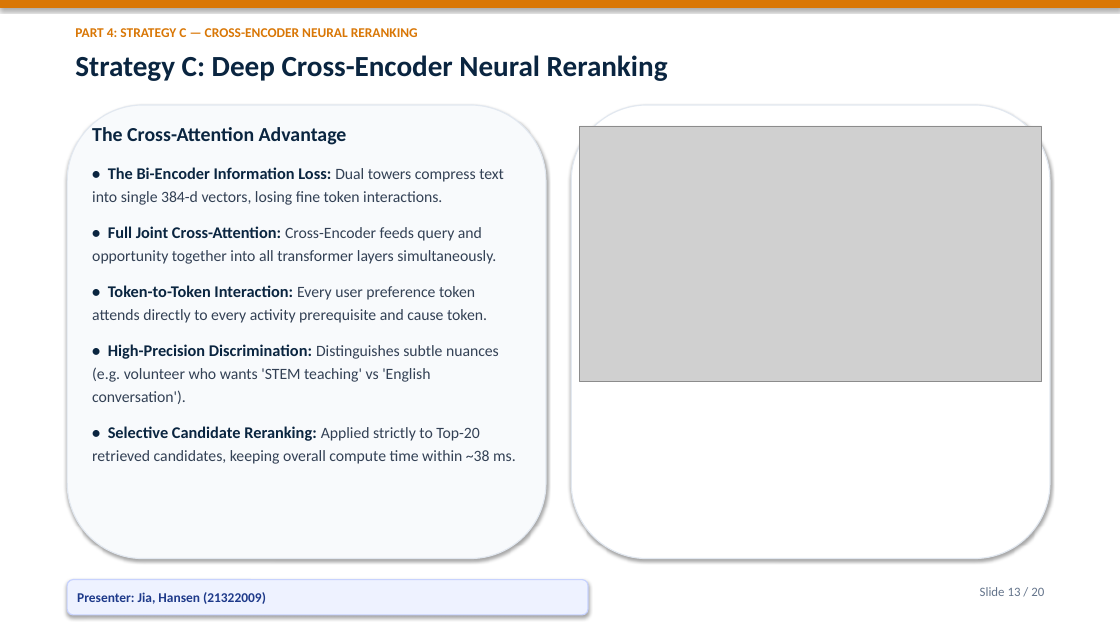
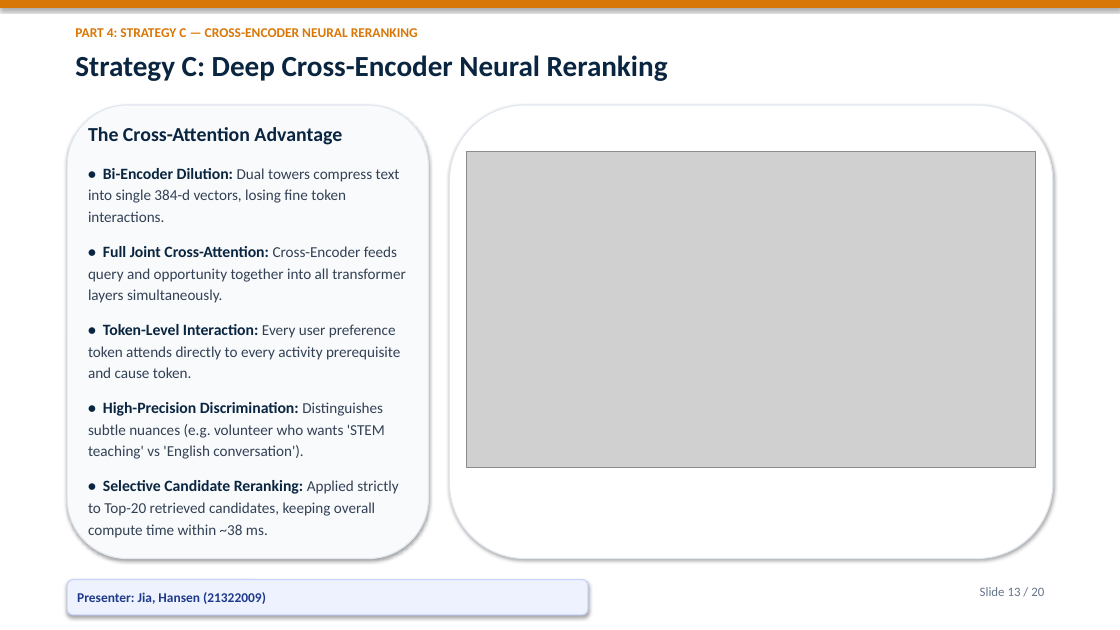
Before and after one commit to Bob8259/CSIT-5210-Group-Project, a slide deck: slide 13 of CSIT5210_Group1_Presentation.pptx. Drawn at 1120x630 pixels with LibreOffice and Linux fonts; fonts in the diff are those of the drawing; grey boxes stand for pictures. Boxes give left, top, right and bottom in pixels: in the first picture for what was removed or moved away, otherwise in the second. Text is boxed around its words. In the diff, an @@ line names an element or a change of style, - is before the commit and + after.

Commit message:
style: maximize presentation diagram sizes, enlarge chart annotations, and expand architecture layouts

```diff
--- a/CSIT5210_Group1_Presentation.pptx
+++ b/CSIT5210_Group1_Presentation.pptx
@@ rounded rectangle: place and size @@
-rounded rectangle at <box>67,105,546,559</box>
+rounded rectangle at <box>67,105,429,559</box>
@@ rounded rectangle: place and size @@
-rounded rectangle at <box>571,105,1050,559</box>
+rounded rectangle at <box>450,105,1053,559</box>
@@ text at <box>88,168,400,222</box>: text changed; size 13.5 to 13 pt @@
-• The Bi-Encoder Information Loss: Dual towers compress text into single 384-d vectors, losing fine token interactions.
+• Bi-Encoder Dilution: Dual towers compress text into single 384-d vectors, losing fine token interactions.
@@ picture: place and size @@
-picture at <box>580,126,1042,382</box>
+picture at <box>466,151,1036,467</box>
@@ text at <box>88,246,405,538</box>: size 14 to 13.5 pt in "• Full Joint Cross-Attention:", "• High-Precision Discrimination:", "• Selective Candidate Reranking:"; size 13.5 to 13 pt in "Cross-Encoder feeds query and opportunity together into ...", "Distinguishes subtle nuances (e.g. volunteer who wants ...", "Applied strictly to Top-20 retrieved candidates, keeping ..."; less space between paragraphs @@
@@ text at <box>88,324,400,378</box>: text changed; size 13.5 to 13 pt @@
-• Token-to-Token Interaction: Every user preference token attends directly to every activity prerequisite and cause token.
+• Token-Level Interaction: Every user preference token attends directly to every activity prerequisite and cause token.
```
Also in this commit, not shown: 17 other slides changed, 12 other files.
